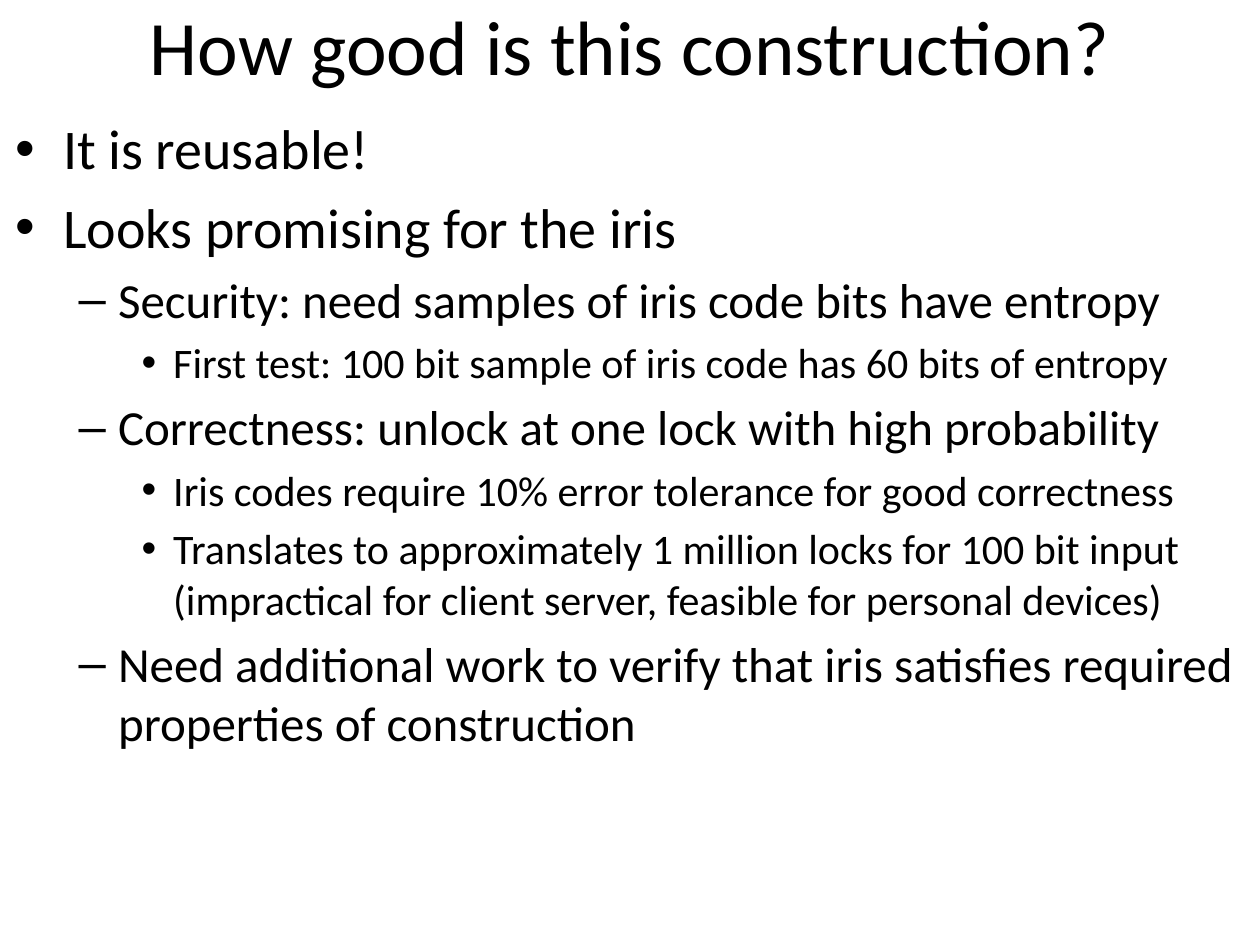
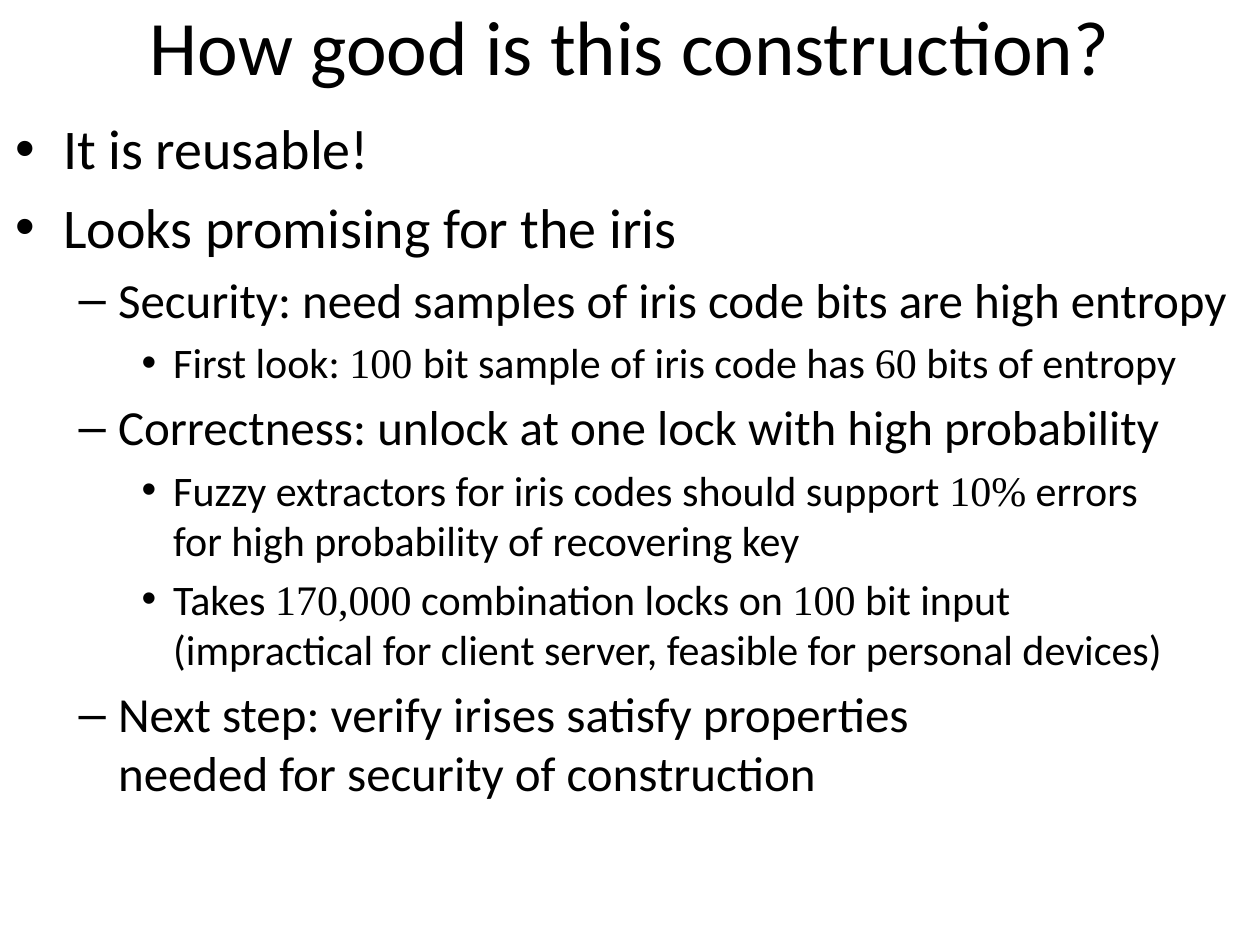
Before and after one commit to xianruimeng/comp-fuzzy-ext, a slide deck: slide 54 of Haifa-KeyDerivation.pptx. Drawn at 1260x945 pixels with LibreOffice and Linux fonts; fonts in the diff are those of the drawing. Boxes give left, top, right and bottom in pixels: in the first picture for what was removed or moved away, otherwise in the second. Text is boxed around its words. In the diff, an @@ line names an element or a change of style, - is before the commit and + after.

```diff
--- a/Haifa-KeyDerivation.pptx
+++ b/Haifa-KeyDerivation.pptx
@@ text at <box>118,284,1227,385</box>: text changed @@
-  – Security: need samples of iris code bits have entropy
-    • First test: 100 bit sample of iris code has 60 bits of entropy
+  – Security: need samples of iris code bits are high entropy
+    • First look: 100 bit sample of iris code has 60 bits of entropy
@@ text at <box>118,476,1161,799</box>: text changed @@
-    • Iris codes require 10% error tolerance for good correctness
-    • Translates to approximately 1 million locks for 100 bit input (impractical for client server, feasible for personal devices)
-  – Need additional work to verify that iris satisfies required properties of construction
+    • Fuzzy extractors for iris codes should support 10% errors
+      for high probability of recovering key
+    • Takes 170,000 combination locks on 100 bit input
+      (impractical for client server, feasible for personal devices)
+  – Next step: verify irises satisfy properties
+    needed for security of construction
```
Also in this commit, not shown: 9 other slides changed, 1 slide added.
